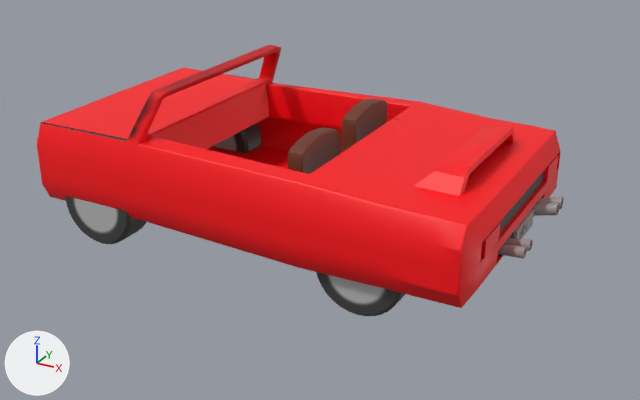
What one commit did to the FBX model Assets/Prototype/Models/Cars/PinkyMobile.fbx.
Both versions are drawn from a camera (50 mm lens) standing at (16.3, -27.5, 14.9) and looking at (1.1, 0.1, 1.1). Lighting does not change. The marker at lower left points along +X, +Y and +Z.
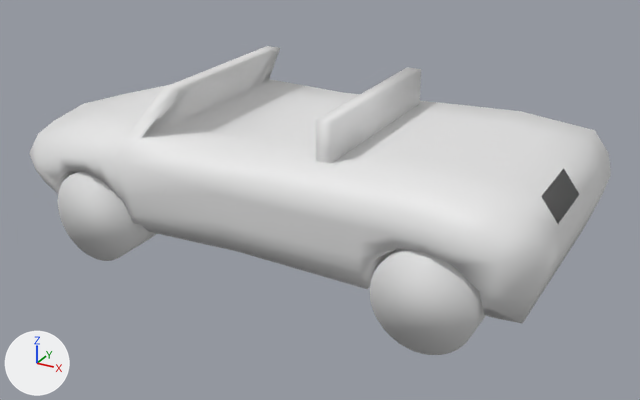
Diff of the bpy script that builds the scene:
```diff
--- a/Assets/Prototype/Models/Cars/PinkyMobile.fbx.py
+++ b/Assets/Prototype/Models/Cars/PinkyMobile.fbx.py
@@ me_cube @@
 # used by ob_cube; location = (0.0, 0.0, 0.0)
-me_cube.from_pydata(...)  # 2806 vertices, 2390 faces; spans x -10.1..9.9, y -5.2..5.2, z -0.5..5.8
-me_cube.materials.append(mat_material_002)  # picture img_car_t_png
+me_cube.from_pydata(...)  # 436 vertices, 375 faces; spans x -11.1..11.5, y -7.4..3.1, z -2.0..4.9
+# me_cube part 1: a new loose piece, a 32-sided cylinder along y spanning x -7.3..-3.7, y -7.0..-5.0, z -2.0..1.6
+# me_cube part 2: a new loose piece, a box spanning x 3.43..4.02, y -5.81..1.51, z 2.73..4.73
+# me_cube part 3: a new loose piece, a 32-sided cylinder along y spanning x 6.1..9.7, y -7.0..-5.0, z -2.0..1.6
+# me_cube part 4: the loose piece of 902 vertices spanning x -10.1..9.2, y -5.2..5.2, z 0.9..5.8 is rebuilt with 300 vertices and now spans x -11.1..11.5, y -7.4..3.1, z -0.8..4.9
+# me_cube part 5: 12 loose pieces with 1904 vertices, spanning x -7.6..9.9, y -4.7..4.7, z -0.5..4.6, are deleted
+# me_cube part 6: the surface is now shaded smooth
@@ ob_cube @@
 ob_cube = bpy.data.objects.new('Cube', me_cube)
-ob_cube.location = (0.0, 0.0, 0.0)
+ob_cube.location = (-0.41, 2.15, 1.0)
```

Pixel boxes (x1, y1, x2, y2) of what changed, in the pictures (640 x 400 px):
'Cube', reshaped, moved (10% wider, 14% taller)
    before: (37, 45, 564, 316)
    after: (29, 46, 611, 355)
part 1 of me_cube, added
    after: (58, 171, 157, 261)
part 2 of me_cube, added
    after: (316, 67, 421, 163)
part 3 of me_cube, added
    after: (370, 249, 486, 355)
part 4 of me_cube, rebuilt (11% wider)
    before: (37, 45, 561, 308)
    after: (29, 46, 611, 323)
part 5 of me_cube, deleted
    before: (66, 99, 564, 316)
